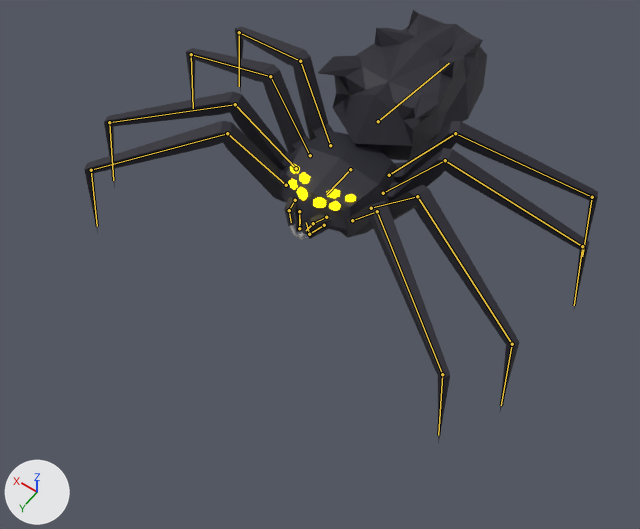
Before and after pictures for a commit that changed the Blender file Assets/BlenderFiles/Spider.blend.
The view is the same before and after, from a 50 mm lens placed at (-4.08, 6.1, 8.57), pointed at (-0.28, 0.78, 0.21). Every picture has the same lights, and +X, +Y and +Z are marked at lower left. The bones that bend it are drawn over the model as lines.

Names of what the first picture shows: 'Body.001'.
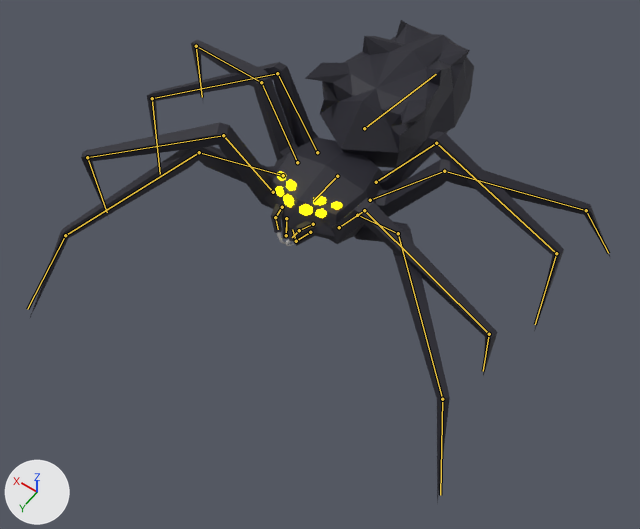
The newer file adds an action. The first version stands in its rest pose; the second is drawn at frame 11 of the action 'Right'.

Pixel boxes [x1, y1, x2, y2] of what changed, in the pictures (640 x 529 px):
'Body.001', posed (13% wider, 11% taller)
    before: [84, 10, 598, 444]
    after: [30, 20, 610, 504]
bone 'Body', root to tip
    before: (350, 169) to (326, 194)
    after: (337, 176) to (313, 201)
bone 'Abdomen', root to tip
    before: (378, 121) to (449, 63)
    after: (364, 128) to (436, 74)

What the commit changed:
Bone 'Body' (bone_body) moves from (0.0, 0.0, 0.0) to (0.1, 0.13, -0.06).
Bone 'Abdomen' (bone_abdomen) turns from (0, 0, 0) to (0, 0, -2) degrees about its own x, y and z.
Bone 'Leg_4_foot_IK_target.L' (bone_leg_4_foot_ik_target_l) moves from (0.0, 0.0, 0.0) to (0.9, -0.7, -0.64).
Bone 'Leg_3_foot_IK_target.L' (bone_leg_3_foot_ik_target_l) moves from (0.0, 0.0, 0.0) to (-0.74, 0.41, 0.48).
Bone 'Leg_2_foot_IK_target.L' (bone_leg_2_foot_ik_target_l) moves from (0.0, 0.0, 0.0) to (1.13, 0.48, 0.46).
Bone 'Leg_1_foot_IK_target.L' (bone_leg_1_foot_ik_target_l) moves from (0.0, 0.0, 0.0) to (-0.71, -0.55, -0.39).
Bone 'Leg_4_foot_IK_target.R' (bone_leg_4_foot_ik_target_r) moves from (0.0, 0.0, 0.0) to (-1.24, -1.3, -0.95).
Bone 'Leg_3_foot_IK_target.R' (bone_leg_3_foot_ik_target_r) moves from (0.0, 0.0, 0.0) to (0.12, 0.09, 0.16).
Bone 'Leg_2_foot_IK_target.R' (bone_leg_2_foot_ik_target_r) moves from (0.0, 0.0, 0.0) to (-2.09, 0.19, 0.75).
Bone 'Leg_1_foot_IK_target.R' (bone_leg_1_foot_ik_target_r) moves from (0.0, 0.0, 0.0) to (0.18, -0.12, -0.03).
